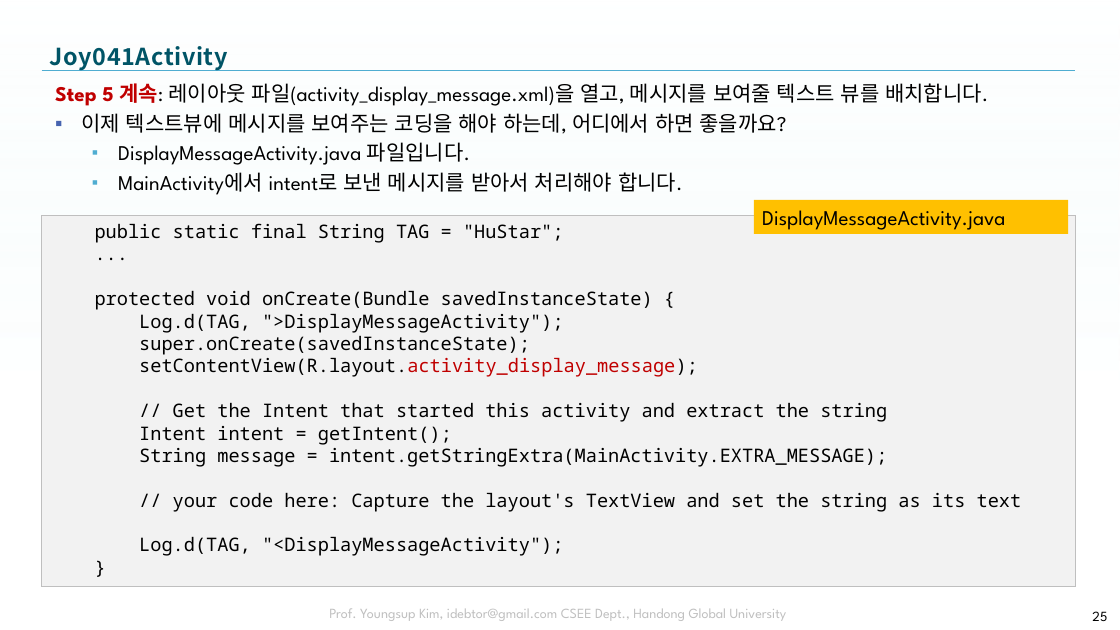
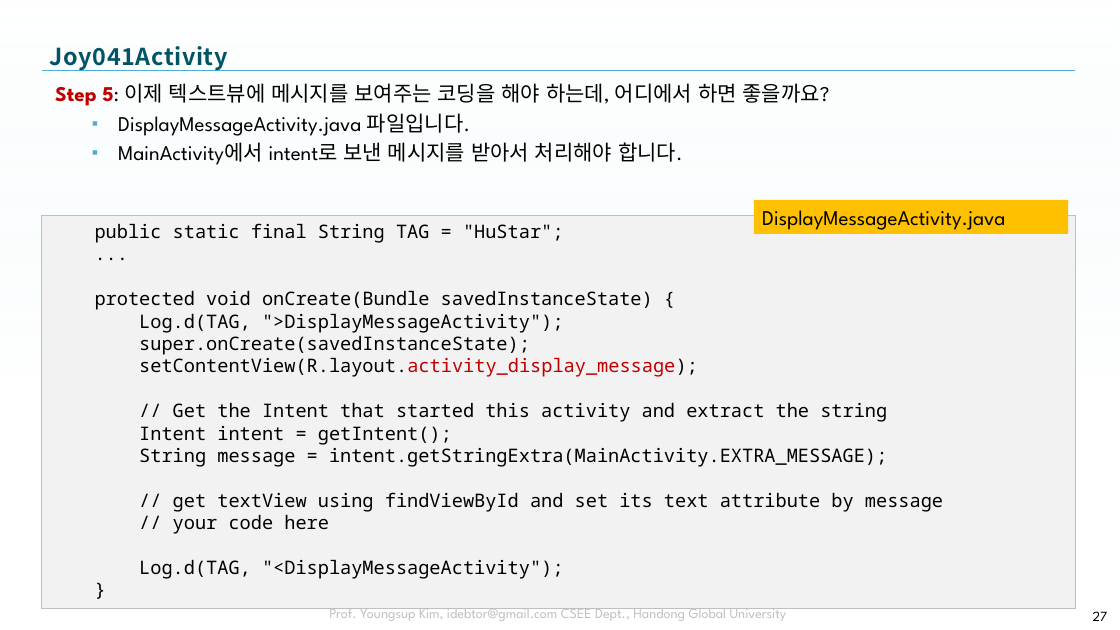
Before and after one commit to tae7841/HuStarAS, a slide deck: slide 27 of ppts/04Activity.pptx (slide 25 before the commit). Drawn at 1120x630 pixels with LibreOffice and Linux fonts; fonts in the diff are those of the drawing; background and template pictures are left out. Boxes give left, top, right and bottom in pixels: in the first picture for what was removed or moved away, otherwise in the second. Text is boxed around its words. In the diff, an @@ line names an element or a change of style, - is before the commit and + after.

```diff
--- a/ppts/04Activity.pptx
+++ b/ppts/04Activity.pptx
@@ text at [55, 83, 830, 106]: text changed @@
-Step 5 계속: 레이아웃 파일(activity_display_message.xml)을 열고, 메시지를 보여줄 텍스트 뷰를 배치합니다.
-▪ 이제 텍스트뷰에 메시지를 보여주는 코딩을 해야 하는데, 어디에서 하면 좋을까요?
+Step 5: 이제 텍스트뷰에 메시지를 보여주는 코딩을 해야 하는데, 어디에서 하면 좋을까요?
@@ rectangle "public static final String TAG ...": place and size @@
-rectangle "public static final String TAG ..." at [42, 216, 1076, 586]
+rectangle "public static final String TAG ..." at [42, 216, 1076, 609]
@@ text in rectangle at [173, 492, 943, 534]: text changed @@
-// your code here: Capture the layout's TextView and set the string as its text
+// get textView using findViewById and set its text attribute by message
+// your code here
@@ page number at [1093, 611, 1108, 621]: text changed @@
-25
+27
```
Also in this commit, not shown: 11 other slides changed, 12 slides added.
